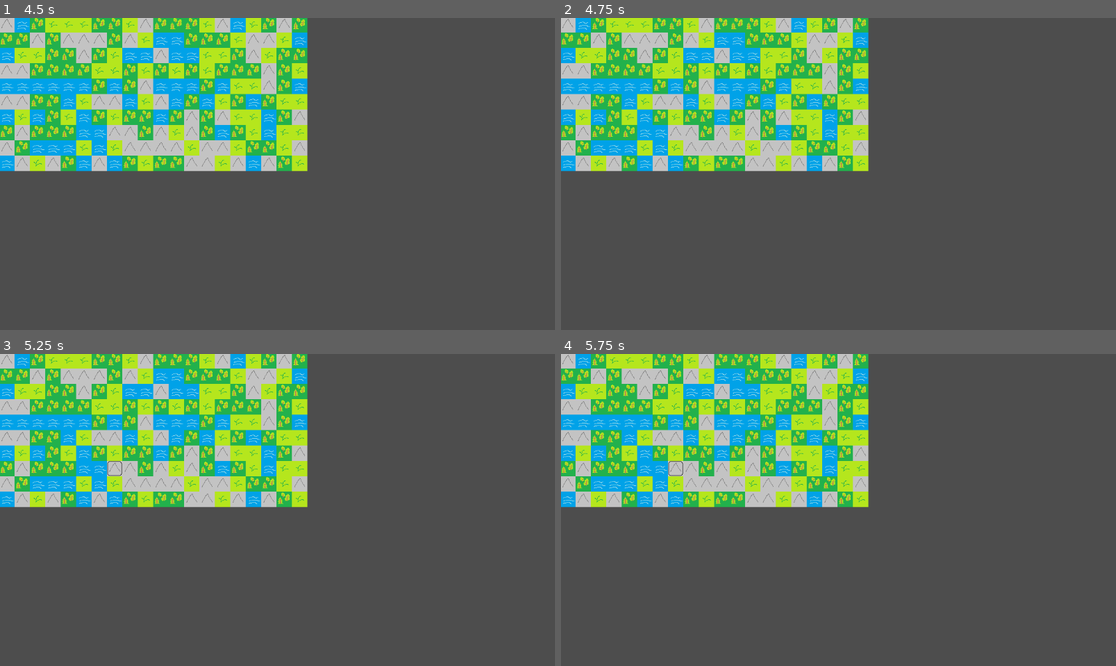
Above: before the commit, frames 1-4 (two rows, left to right).
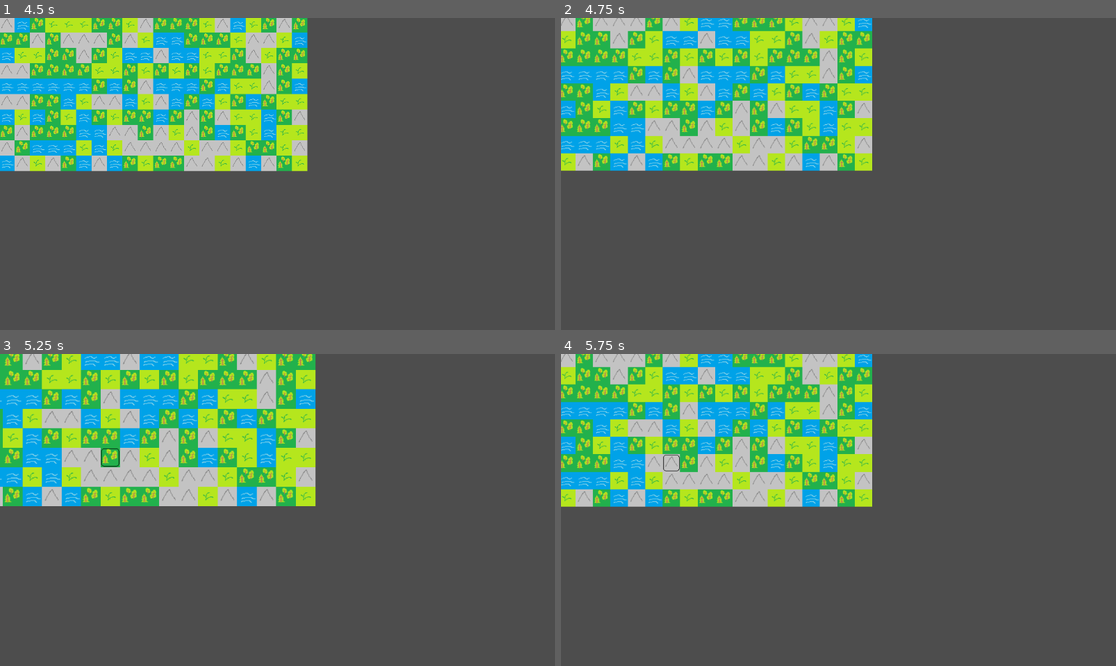
Above: after the commit, the same moments.

Repository: AiJay11/ZPDTestGitHub
Game: Godot game, scene res://scenes/Menu.tscn
Two runs of this game, one before a commit and one after it. Both use one fixed random seed, a clock stepped at 60 frames per second and the inputs below.
Inputs (mouse positions are in pixels of both pictures, inside the frame that each line leads up to):
- Up to frame 1 (4.5 s): click "Play" at 0.5 s; tap Enter at 1.25, 2.75, 4.25 s; move the mouse to (399, 158) at 1.27 s; click (399, 158) at 1.35 s; tap Down (move_camera_down) at 1.55, 2.1 s; tap Space at 2, 3.5 s; move the mouse to (166, 189) at 2.02 s; tap Left (move_camera_left) at 2.3, 2.85 s; move the mouse to (333, 105) at 2.77 s; tap Right (move_camera_right) at 3.05, 3.6 s; move the mouse to (249, 236) at 3.52 s; tap Up (move_camera_up) at 3.8, 4.35 s; move the mouse to (444, 220) at 4.27 s
- Up to frame 2 (4.75 s): tap Mouse wheel up (zoom_in, bound only after the commit) at 4.55 s
- Up to frame 3 (5.25 s): tap Space at 5 s; move the mouse to (111, 463) at 5.02 s; tap Mouse wheel up (zoom_in, bound only after the commit) at 5.1 s
- Up to frame 4 (5.75 s): tap Mouse wheel down (zoom_out, bound only after the commit) at 5.3 s

Frame 1 is identical in both runs. In frame 2, 21% of the frame differs, in the area x 0-57%, y 0-50%; in frame 3, 22%; in frame 4, 21%.

Commit message:
reorganize +zoom
reorganized scripts plus added ability to zoom

Diff:
--- a/Map.gd
+++ /dev/null
@@ -1,24 +0,0 @@
-extends TileMap
-
-var GrisizeX = 20
-var GrisizeY = 10
-var dic = {}
-
-func _ready():
-
-	for x in GrisizeX:
-		for y in GrisizeY:
-			dic[str(Vector2(x,y))] = {
-				"Type": "grass"
-			}
-			set_cell(0,Vector2(x,y),2,Vector2i(randi()%2,randi()%2),0)
-
-func _process(_delta):
-	var tile = local_to_map(get_global_mouse_position())
-
-	for x in GrisizeX:
-		for y in GrisizeY:
-			erase_cell(1,Vector2(x,y))
-
-	if dic.has(str(tile)):
-		set_cell(1,tile,3,Vector2i(0,0),0)
--- /dev/null
+++ b/Scripts/Camera2D.gd
@@ -0,0 +1,26 @@
+extends Camera2D
+
+
+# Called when the node enters the scene tree for the first time.
+func _ready():
+	pass # Replace with function body.
+
+
+# Called every frame. 'delta' is the elapsed time since the previous frame.
+func _process(delta):
+	#camera movement on x and y axis
+	var camera_move_speed = 200
+	var input = Vector2.ZERO
+	input.x = Input.get_axis("move_camera_left","move_camera_right")
+	input.y =Input.get_axis("move_camera_up","move_camera_down")
+	position += input * camera_move_speed * delta
+
+	var camera_zoom_speed = 2
+	var min_zoom = 0.5
+	var max_zoom = 10
+	var zoom_direction
+	zoom_direction = Input.get_axis("zoom_out","zoom_in")
+	var zoom_change = camera_zoom_speed * zoom_direction * delta
+	var zoom_actual = clamp(zoom + Vector2(zoom_change,zoom_change),Vector2(min_zoom,min_zoom),Vector2(max_zoom,max_zoom))
+	zoom = zoom_actual
+	camera_move_speed /= zoom_actual.x
--- a/project.godot
+++ b/project.godot
@@ -46,6 +46,18 @@
 "events": [Object(InputEventMouseButton,"resource_local_to_scene":false,"resource_name":"","device":-1,"window_id":0,"a …(257 unchanged characters)…
 ]
 }
+zoom_in={
+"deadzone": 0.5,
+"events": [Object(InputEventMouseButton,"resource_local_to_scene":false,"resource_name":"","device":-1,"window_id":0,"alt_pressed":false,"shift_pressed":false,"ctrl_pressed":false,"meta_pressed":false,"button_mask":8,"position":Vector2(160, 23),"global_position":Vector2(164, 64),"factor":1.0,"button_index":4,"canceled":false,"pressed":true,"double_click":false,"script":null)
+, Object(InputEventKey,"resource_local_to_scene":false,"resource_name":"","device":-1,"window_id":0,"alt_pressed":false,"shift_pressed":false,"ctrl_pressed":false,"meta_pressed":false,"pressed":false,"keycode":0,"physical_keycode":4194437,"key_label":0,"unicode":43,"echo":false,"script":null)
+]
+}
+zoom_out={
+"deadzone": 0.5,
+"events": [Object(InputEventMouseButton,"resource_local_to_scene":false,"resource_name":"","device":-1,"window_id":0,"alt_pressed":false,"shift_pressed":false,"ctrl_pressed":false,"meta_pressed":false,"button_mask":16,"position":Vector2(57, 15),"global_position":Vector2(61, 56),"factor":1.0,"button_index":5,"canceled":false,"pressed":true,"double_click":false,"script":null)
+, Object(InputEventKey,"resource_local_to_scene":false,"resource_name":"","device":-1,"window_id":0,"alt_pressed":false,"shift_pressed":false,"ctrl_pressed":false,"meta_pressed":false,"pressed":false,"keycode":0,"physical_keycode":4194435,"key_label":0,"unicode":45,"echo":false,"script":null)
+]
+}
 
 [rendering]
 
--- a/scenes/Camera2D.gd
+++ /dev/null
@@ -1,15 +0,0 @@
-extends Camera2D
-
-
-# Called when the node enters the scene tree for the first time.
-func _ready():
-	pass # Replace with function body.
-
-
-# Called every frame. 'delta' is the elapsed time since the previous frame.
-func _process(delta):
-	var camera_move_speed = 200
-	var input = Vector2.ZERO
-	input.x = Input.get_axis("move_camera_left","move_camera_right")
-	input.y =Input.get_axis("move_camera_up","move_camera_down")
-	position += input * camera_move_speed * delta
--- a/scenes/level.tscn
+++ b/scenes/level.tscn
@@ -1,7 +1,7 @@
 [gd_scene load_steps=3 format=3 uid="uid://mtui4r4wjgdb"]
 
 [ext_resource type="PackedScene" uid="uid://o8ciwo5bckwf" path="res://scenes/tile_map.tscn" id="1_mj2d6"]
-[ext_resource type="Script" path="res://scenes/Camera2D.gd" id="2_74113"]
+[ext_resource type="Script" path="res://Scripts/Camera2D.gd" id="2_74113"]
 
 [node name="Level" type="Node2D"]
 
--- a/scenes/tile_map.tscn
+++ b/scenes/tile_map.tscn
@@ -2,7 +2,7 @@
 
 [ext_resource type="Texture2D" uid="uid://docxagmp4q2vd" path="res://assets/tile set.png" id="1_6aoq1"]
 [ext_resource type="Texture2D" uid="uid://3h8c1wni1xdw" path="res://assets/selected tile trans.png" id="2_8p1r2"]
-[ext_resource type="Script" path="res://scripts/tile_map.gd" id="3_1efy8"]
+[ext_resource type="Script" path="res://Scripts/tile_map.gd" id="3_1efy8"]
 
 [sub_resource type="TileSetAtlasSource" id="TileSetAtlasSource_7o31l"]
 texture = ExtResource("1_6aoq1")
